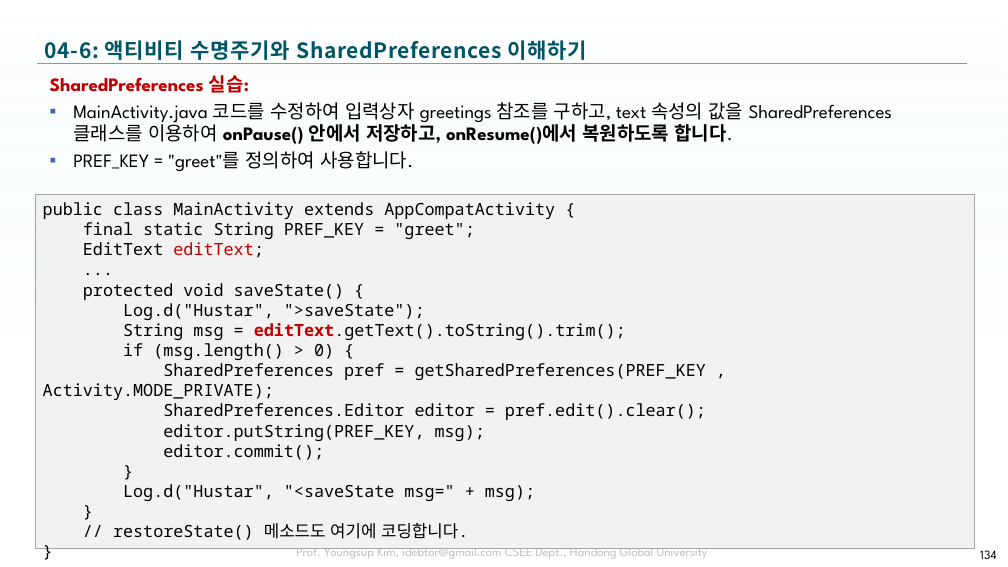
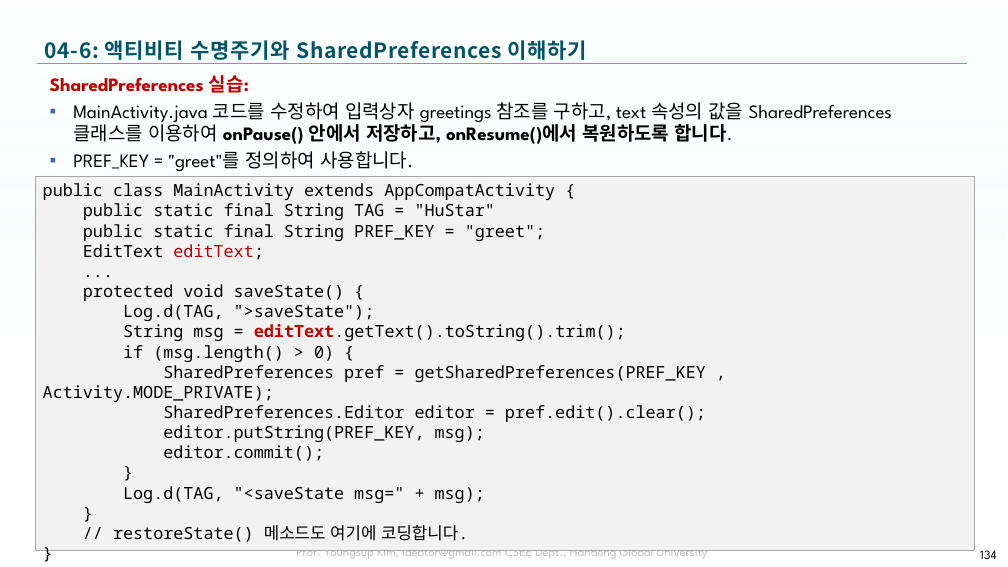
Before and after one commit to tae7841/HuStarAS, a slide deck: slide 134 of ppts/04Activity.pptx. Drawn at 1008x567 pixels with LibreOffice and Linux fonts; fonts in the diff are those of the drawing; background and template pictures are left out. Boxes give left, top, right and bottom in pixels: in the first picture for what was removed or moved away, otherwise in the second. Text is boxed around its words. In the diff, an @@ line names an element or a change of style, - is before the commit and + after.

```diff
--- a/ppts/04Activity.pptx
+++ b/ppts/04Activity.pptx
@@ rectangle "public class MainActivity extends AppCompatActivity ...": place and size @@
-rectangle "public class MainActivity extends AppCompatActivity ..." at bbox=[36, 195, 975, 549]
+rectangle "public class MainActivity extends AppCompatActivity ..." at bbox=[36, 176, 975, 551]
@@ text in rectangle at bbox=[83, 203, 545, 241]: text changed @@
-final static String PREF_KEY = "greet";
+public static final String TAG = "HuStar"
+public static final String PREF_KEY = "greet";
@@ text in rectangle at bbox=[123, 304, 375, 321]: text changed @@
-Log.d("Hustar", ">saveState");
+Log.d(TAG, ">saveState");
@@ text in rectangle at bbox=[123, 486, 485, 503]: text changed @@
-Log.d("Hustar", "<saveState msg=" + msg);
+Log.d(TAG, "<saveState msg=" + msg);
```
Also in this commit, not shown: 3 other slides changed.
